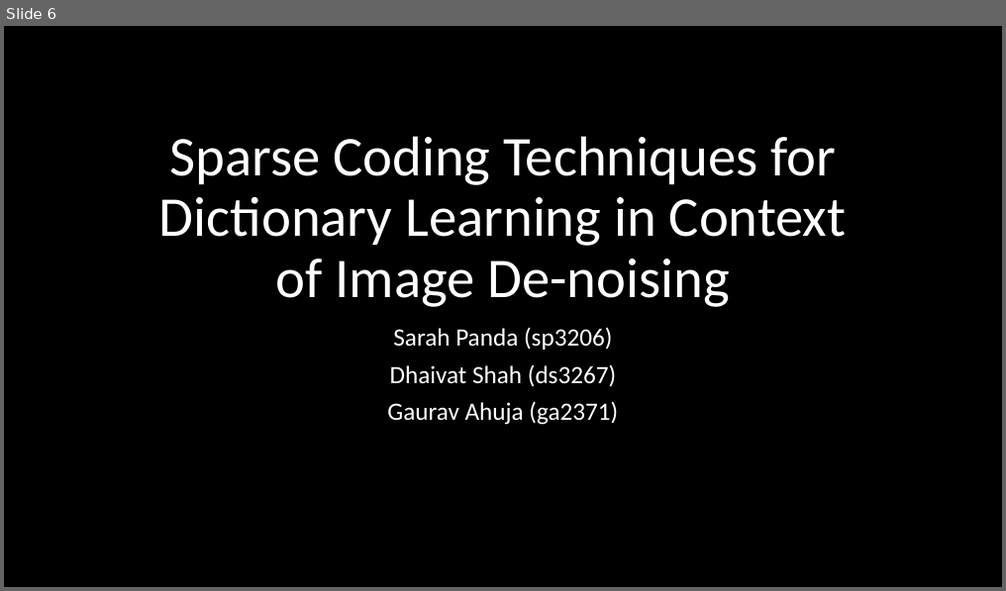
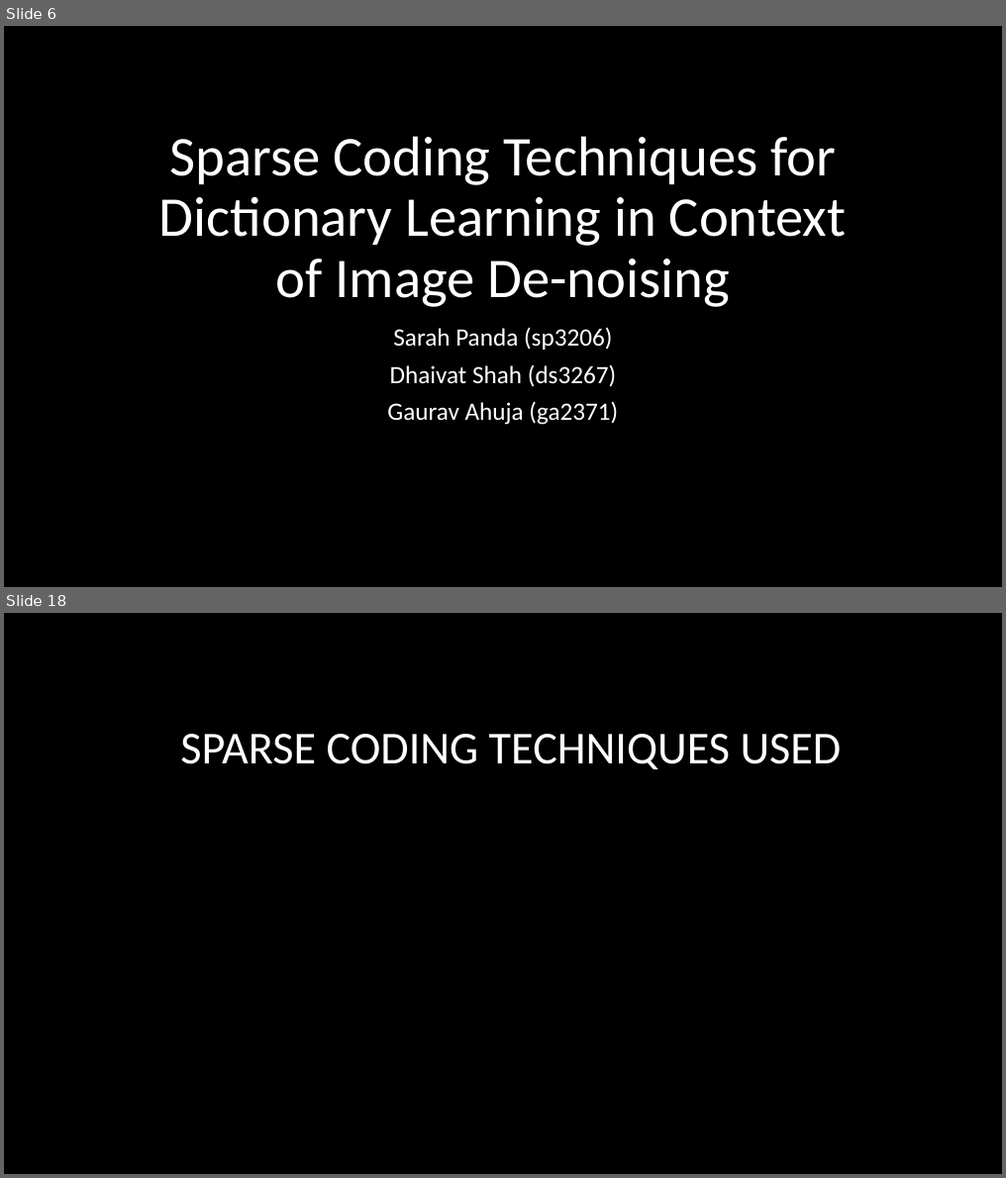
Before and after one commit to dkdfirefly/aml, a slide deck: Advanced Machine Learning.pptx. Shown one above the other, each under a label of ours: slide 6 before the commit, slides 6 and 18 after it; the slides between them are not shown. The pictures are 1006x591 and 1006x1178 pixels, drawn with LibreOffice and Linux fonts; fonts in the diff are those of the drawing. Boxes give left, top, right and bottom in pixels: in the first picture for what was removed or moved away, otherwise in the second. Text is boxed around its words. In the diff, an @@ line names an element or a change of style, - is before the commit and + after.

```diff
--- a/Advanced Machine Learning.pptx
+++ b/Advanced Machine Learning.pptx
@@ slide 18 added at box(4, 613, 1002, 1174), background #000000 @@
@@ title added at box(180, 734, 842, 769), 44 pt, text #FFFFFF @@
+SPARSE CODING TECHNIQUES USED
```
Also in this commit, not shown: 23 other slides added.
